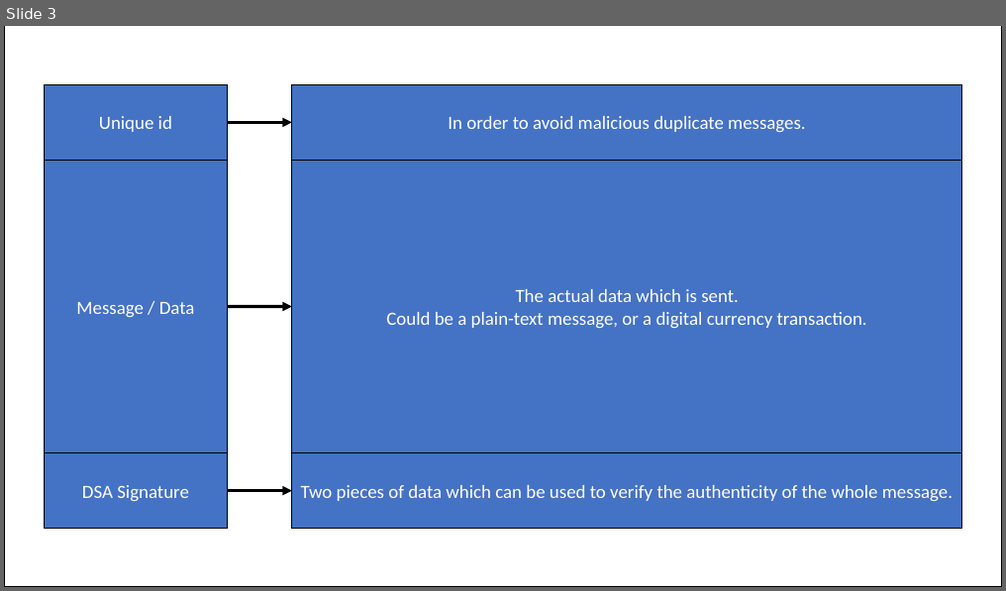
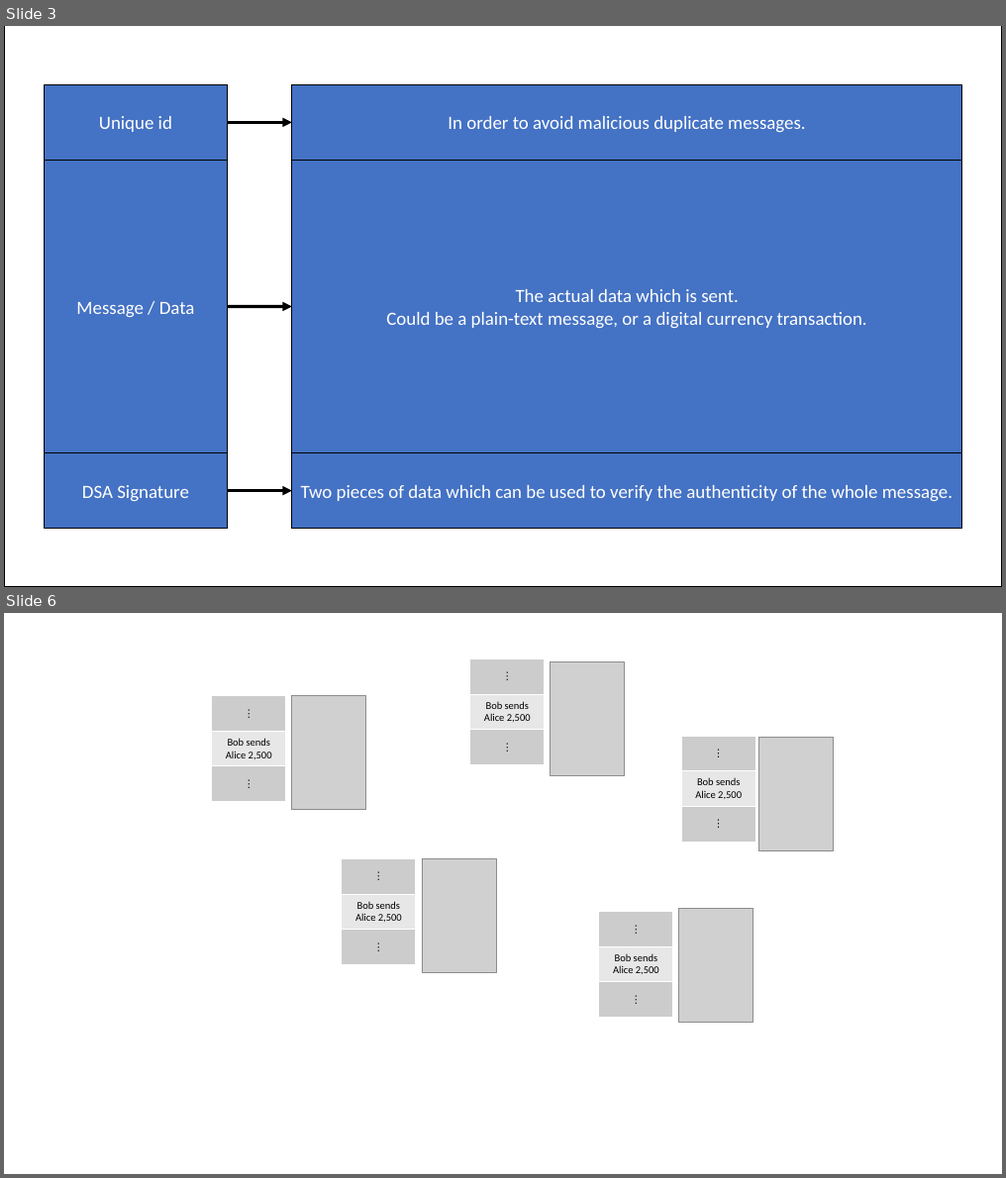
Before and after one commit to Michael-K-Stein/GreenCoin, a slide deck: Thesis/Images/Graphics.pptx. Shown one above the other, each under a label of ours: slide 3 before the commit, slides 3 and 6 after it; the slides between them are not shown. The pictures are 1006x591 and 1006x1178 pixels, drawn with LibreOffice and Linux fonts; fonts in the diff are those of the drawing; grey boxes stand for pictures. Boxes give left, top, right and bottom in pixels: in the first picture for what was removed or moved away, otherwise in the second. Text is boxed around its words. In the diff, an @@ line names an element or a change of style, - is before the commit and + after.

```diff
--- a/Thesis/Images/Graphics.pptx
+++ b/Thesis/Images/Graphics.pptx
@@ slide 6 added at box(4, 613, 1002, 1174), background #FFFFFF @@
@@ table added at box(470, 660, 545, 765), 3 rows, 1 columns @@
+⋮
+Bob sends Alice 2,500
+⋮
@@ picture added at box(549, 662, 624, 775) @@
@@ table added at box(211, 696, 285, 802), 3 rows, 1 columns @@
+⋮
+Bob sends Alice 2,500
+⋮
@@ picture added at box(291, 696, 365, 810) @@
@@ table added at box(681, 736, 755, 842), 3 rows, 1 columns @@
+⋮
+Bob sends Alice 2,500
+⋮
@@ picture added at box(758, 738, 833, 851) @@
@@ table added at box(342, 860, 416, 964), 3 rows, 1 columns @@
+⋮
+Bob sends Alice 2,500
+⋮
@@ picture added at box(422, 860, 496, 973) @@
@@ picture added at box(678, 908, 752, 1022) @@
@@ table added at box(599, 912, 673, 1017), 3 rows, 1 columns @@
+⋮
+Bob sends Alice 2,500
+⋮
```
Also in this commit, not shown: 2 other slides added, 9 other files.
